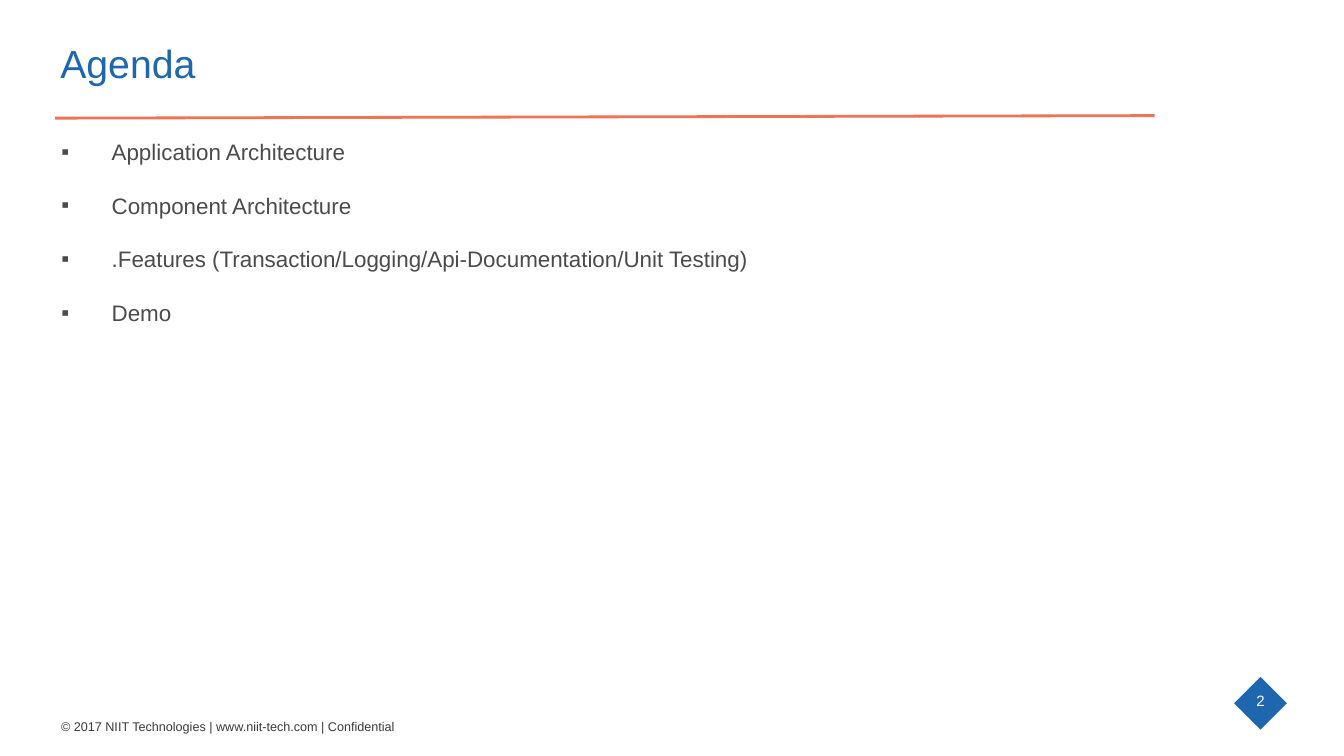
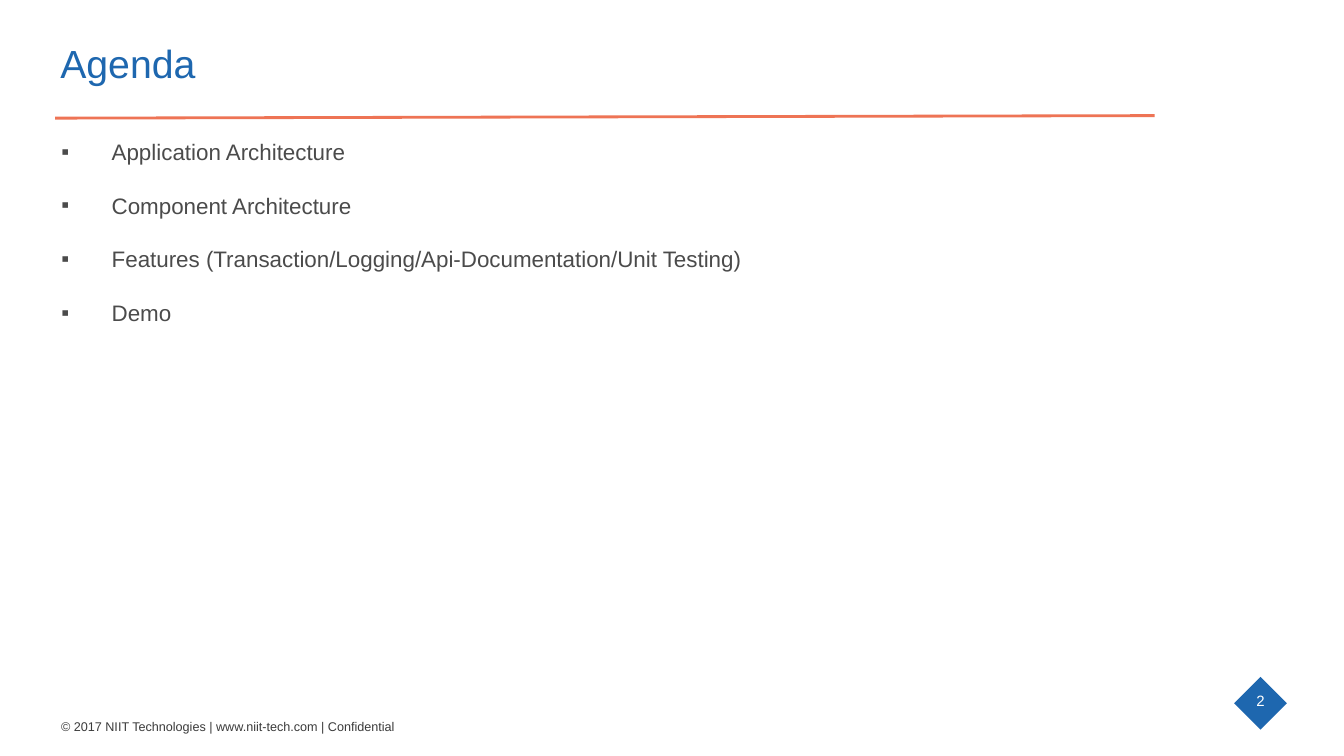
Before and after one commit to ashvanisr/odcameltraining, a slide deck: slide 2 of model/project assignment tasks.pptx. Drawn at 1344x756 pixels with LibreOffice and Linux fonts; fonts in the diff are those of the drawing; background and template pictures are left out. Boxes give left, top, right and bottom in pixels: in the first picture for what was removed or moved away, otherwise in the second. Text is boxed around its words. In the diff, an @@ line names an element or a change of style, - is before the commit and + after.

```diff
--- a/model/project assignment tasks.pptx
+++ b/model/project assignment tasks.pptx
@@ text at (x1=112, y1=251, x2=741, y2=272): text changed @@
-▪ .Features (Transaction/Logging/Api-Documentation/Unit Testing)
+▪ Features (Transaction/Logging/Api-Documentation/Unit Testing)
```
Also in this commit, not shown: 2 other slides changed, 1 slide added, 2 other files.
